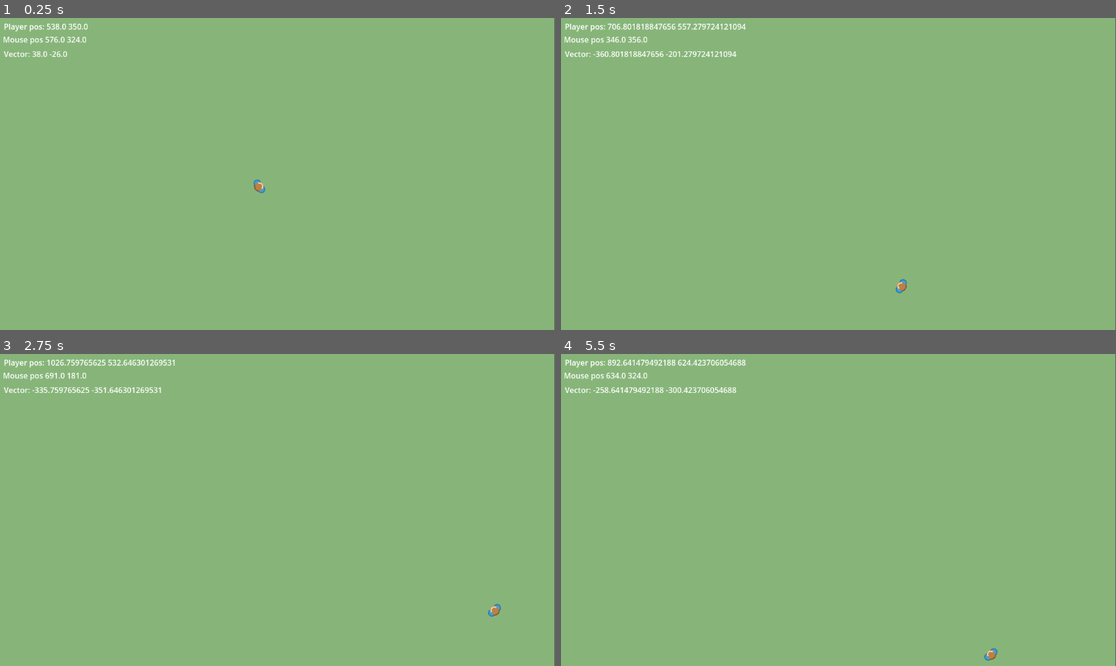
Above: before the commit, frames 1-4 (two rows, left to right).
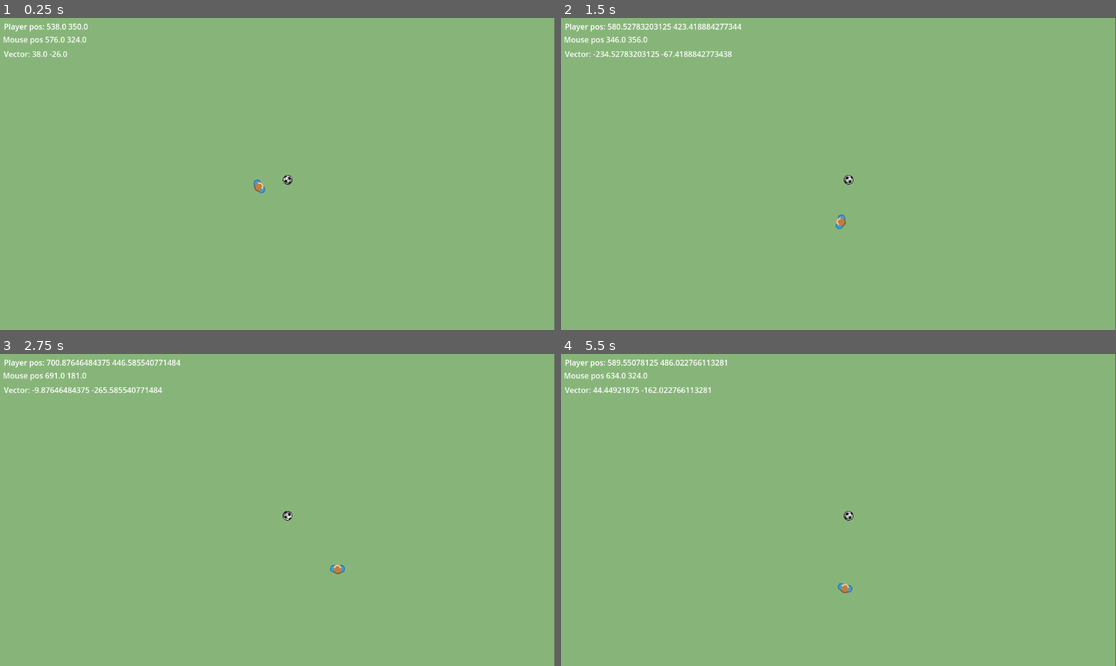
Above: after the commit, the same moments.

Repository: Jahimees/yardball
Game: Godot game, scene res://game/player/test_field.tscn
Same seed, same stepped clock (60 frames per second), same inputs: the game is played once before the commit and once after it.
Inputs (mouse positions are in pixels of both pictures, inside the frame that each line leads up to):
- Up to frame 1 (0.25 s): no input
- Up to frame 2 (1.5 s): tap Enter at 0.5 s; move the mouse to (960, 158) at 0.52 s; hold D (move_right) 0.53-1.28 s; move the mouse to (727, 189) at 1.27 s; hold S (move_back) from 1.28 s (still down)
- Up to frame 3 (2.75 s): move the mouse to (333, 441) at 2.02 s; release S (move_back) at 2.03 s; hold D (move_right) from 2.03 s (still down)
- Up to frame 4 (5.5 s): move the mouse to (810, 572) at 2.77 s; release D (move_right) at 2.78 s; hold W (move_forward) 2.78-3.53 s; move the mouse to (1005, 556) at 3.52 s; hold A (move_left) 3.53-5.03 s; move the mouse to (672, 463) at 4.27 s; move the mouse to (866, 510) at 5.02 s; hold S (move_back) from 5.03 s (still down)

The runs differ from the first frame. In frame 1, less than 0.1% of the frame differs, in the area x 50-53%, y 50-54%; in frame 2, 0.6%; in frame 3, 0.6%; in frame 4, 0.8%, in the area x 5-79%, y 1-99%.

Commit message:
ball phusics
realized ball physics

Diff:
--- a/game/ball/ball.gd
+++ b/game/ball/ball.gd
@@ -1,2 +1,16 @@
 extends RigidBody2D
 class_name  Ball
+
+@onready var ball_animation: AnimatedSprite2D = $ballAnimation
+
+var current_speed
+var max_speed := 1.0
+
+func _process(delta: float) -> void:
+	current_speed = linear_velocity.length()
+
+	var speed_noralized := clampf(current_speed/max_speed, 0.0, 0.5)
+
+	var animation_speed := lerpf(0.1, max_speed, speed_noralized)
+
+	ball_animation.speed_scale = animation_speed
--- a/game/ball/ball.tscn
+++ b/game/ball/ball.tscn
@@ -4,10 +4,10 @@
 [ext_resource type="Script" uid="uid://cn50gcqgk5xem" path="res://game/ball/ball.gd" id="1_wbr61"]
 
 [sub_resource type="PhysicsMaterial" id="PhysicsMaterial_sqgsq"]
+friction = 0.5
 bounce = 1.0
 
 [sub_resource type="CircleShape2D" id="CircleShape2D_wbr61"]
-radius = 16.0312
 
 [sub_resource type="AtlasTexture" id="AtlasTexture_3butf"]
 atlas = ExtResource("1_sqgsq")
@@ -58,9 +58,12 @@
 }]
 
 [node name="ball" type="RigidBody2D"]
-mass = 0.4
+collision_mask = 7
 physics_material_override = SubResource("PhysicsMaterial_sqgsq")
 gravity_scale = 0.0
+inertia = 0.01
+can_sleep = false
+linear_damp = 1.0
 script = ExtResource("1_wbr61")
 
 [node name="ballShape" type="CollisionShape2D" parent="."]
@@ -68,8 +71,7 @@
 
 [node name="ballAnimation" type="AnimatedSprite2D" parent="."]
 texture_filter = 1
-scale = Vector2(0.25, 0.25)
+scale = Vector2(0.15625, 0.15625)
 sprite_frames = SubResource("SpriteFrames_n5ivy")
-animation = &"idle"
-autoplay = "idle"
-frame_progress = 0.398236
+animation = &"rotation"
+autoplay = "rotation"
--- a/game/player/player.gd
+++ b/game/player/player.gd
@@ -1,7 +1,7 @@
 extends CharacterBody2D
 
 
-const SPEED = 300.0
+const SPEED = 100.0
 const JUMP_VELOCITY = -400.0
 
 @onready var player_sprite = $AnimatedSprite2D
@@ -30,3 +30,9 @@
 		velocity = direction.rotated(deg_to_rad(-run_angle)) * SPEED
 	elif Input.is_action_pressed("move_right"):
 		velocity = direction.rotated(deg_to_rad(run_angle)) * SPEED
+
+
+
+func _on_collision_area_body_entered(body: Node2D) -> void:
+	if body is Ball:
+		body.apply_central_impulse(velocity * 0.001)
--- a/game/player/player.tscn
+++ b/game/player/player.tscn
@@ -1,7 +1,11 @@
-[gd_scene load_steps=5 format=3 uid="uid://ch5as1n7a7sq5"]
+[gd_scene load_steps=6 format=3 uid="uid://ch5as1n7a7sq5"]
 
 [ext_resource type="Script" uid="uid://bhix6g17r2t2c" path="res://game/player/player.gd" id="1_obar5"]
 [ext_resource type="Texture2D" uid="uid://ltup1fagcyjh" path="res://assets/players/blue/characterBlue.png" id="2_b2mth"]
+
+[sub_resource type="CapsuleShape2D" id="CapsuleShape2D_8soms"]
+radius = 11.0
+height = 32.0
 
 [sub_resource type="SpriteFrames" id="SpriteFrames_obar5"]
 animations = [{
@@ -19,9 +23,17 @@
 [node name="Player" type="CharacterBody2D"]
 script = ExtResource("1_obar5")
 
+[node name="CollisionArea" type="Area2D" parent="."]
+
+[node name="CollisionZone" type="CollisionShape2D" parent="CollisionArea"]
+shape = SubResource("CapsuleShape2D_8soms")
+debug_color = Color(0.281949, 0.631079, 5.77569e-07, 0.42)
+
 [node name="AnimatedSprite2D" type="AnimatedSprite2D" parent="."]
 sprite_frames = SubResource("SpriteFrames_obar5")
 animation = &"idle"
 
 [node name="CollisionShape2D" type="CollisionShape2D" parent="."]
 shape = SubResource("CapsuleShape2D_b2mth")
+
+[connection signal="body_entered" from="CollisionArea" to="." method="_on_collision_area_body_entered"]
--- a/game/player/test_field.tscn
+++ b/game/player/test_field.tscn
@@ -1,7 +1,8 @@
-[gd_scene load_steps=3 format=3 uid="uid://cg6e2eex7bhaf"]
+[gd_scene load_steps=4 format=3 uid="uid://cg6e2eex7bhaf"]
 
 [ext_resource type="PackedScene" uid="uid://ch5as1n7a7sq5" path="res://game/player/player.tscn" id="1_u66p8"]
 [ext_resource type="Script" uid="uid://pusly2chcfcj" path="res://game/player/player_label.gd" id="2_ethh1"]
+[ext_resource type="PackedScene" uid="uid://d33i88gcp4jxp" path="res://game/ball/ball.tscn" id="3_4sfxs"]
 
 [node name="TestField" type="Node2D"]
 
@@ -12,6 +13,7 @@
 
 [node name="Player" parent="." instance=ExtResource("1_u66p8")]
 position = Vector2(538, 350)
+collision_mask = 7
 
 [node name="PlayerPos" type="Label" parent="."]
 offset_left = 8.0
@@ -33,3 +35,7 @@
 offset_top = 63.0
 offset_right = 62.0
 offset_bottom = 91.0
+
+[node name="ball" parent="." instance=ExtResource("3_4sfxs")]
+position = Vector2(597, 336)
+mass = 0.001
--- a/project.godot
+++ b/project.godot
@@ -38,6 +38,11 @@
 ]
 }
 
+[physics]
+
+2d/default_gravity=0.0
+2d/default_gravity_vector=Vector2(0, 0)
+
 [rendering]
 
 textures/canvas_textures/default_texture_filter=0
